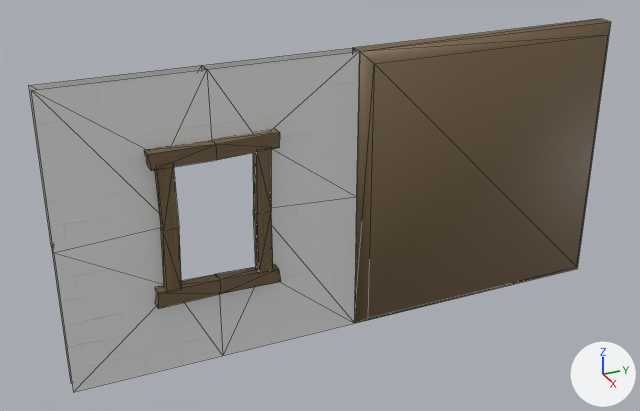
One commit to the FBX model Assets/Stylized_Egypt/Meshes/building/SM_wall_04.fbx: the scene before it, then after it.
One viewpoint serves both versions: a camera (50 mm lens) standing at (9.91, -4.96, 6.88) and looking at (-0.08, -0.47, 1.88). Arrows for +X, +Y and +Z are at lower right; the lights stay in place. Mesh edges are drawn as thin lines. Where no turn or scale is listed for an object, it has been applied to the vertices.

The older version as bpy lines, for what is in view:
```python
me_sm_wall_04 = bpy.data.meshes.new('SM_wall_04')
me_sm_wall_04.from_pydata(...)  # 93 vertices, 154 faces; spans x -0.1..0.24, y -4.0..0.0, z 0.0..4.0
# faces by material slot: [74, 80]
me_sm_wall_04.materials.append(mat_mi_concrete_paint_01_inst)  # its picture is missing
me_sm_wall_04.materials.append(mat_mi_building_wood_01_inst)  # picture img_t_wood_01_basecolor_png
me_sm_wall_04_convexhulls = bpy.data.meshes.new('SM_wall_04_ConvexHulls')
me_sm_wall_04_convexhulls.from_pydata(...)  # 12 vertices, 20 faces; spans x -10.0..24.0, y 0.0..400.0, z 0.0..400.0
me_sm_wall_04_convexhulls.polygons.foreach_set('use_smooth', [True] * 20)
me_sm_wall_04_convexhulls.materials.append(mat_mi_building_wood_01_inst)  # picture img_t_wood_01_basecolor_png
ob_sm_wall_04 = bpy.data.objects.new('SM_wall_04', me_sm_wall_04)
ob_sm_wall_04.location = (0.0, 0.0, 0.0)
ob_sm_wall_04_convexhulls = bpy.data.objects.new('SM_wall_04_ConvexHulls', me_sm_wall_04_convexhulls)
ob_sm_wall_04_convexhulls.location = (0.0, 0.0, 0.0)
ob_sm_wall_04_convexhulls.scale = (0.01, 0.01, 0.01)
```
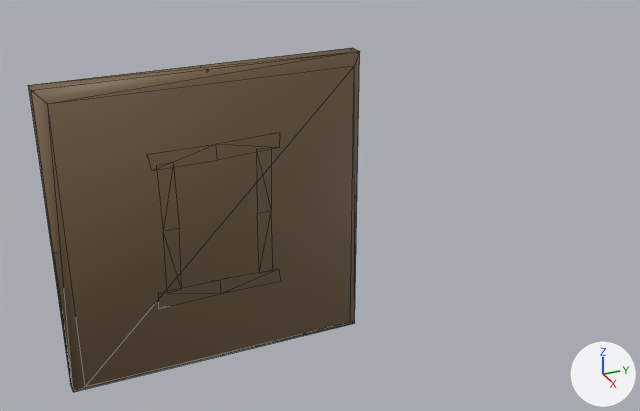
What differs and where, as boxes [x1, y1, x2, y2] in the pictures (640 x 411 px):
'SM_wall_04_ConvexHulls', moved, rescaled (28% wider, 13% taller): before [352, 19, 611, 323]; after [28, 48, 360, 392]
'SM_wall_04', unchanged, covered by the edit: before [29, 48, 360, 392]

The change in detail:
In object 'SM_wall_04_ConvexHulls' (ob_sm_wall_04_convexhulls), parent is now set to ob_sm_wall_04_105.
Object 'SM_wall_04_ConvexHulls' (ob_sm_wall_04_convexhulls) is rescaled from (0.01, 0.01, 0.01) to (1.0, 1.0, 1.0).
Object 'SM_wall_04_105' (ob_sm_wall_04_105) is new.
Its location is (0.0, 0.0, 0.0).
Its rotation in degrees is (90, 0, 0).
Its scale is (0.01, 0.01, 0.01).
